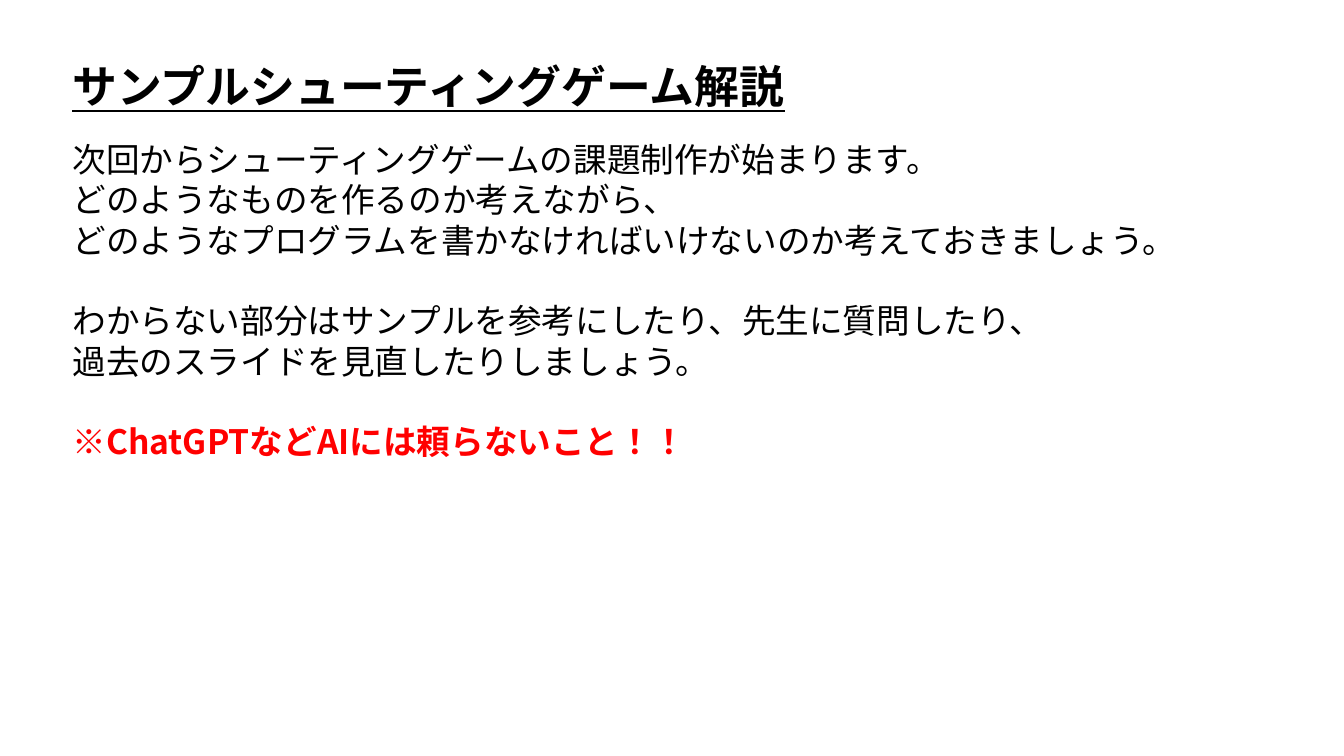
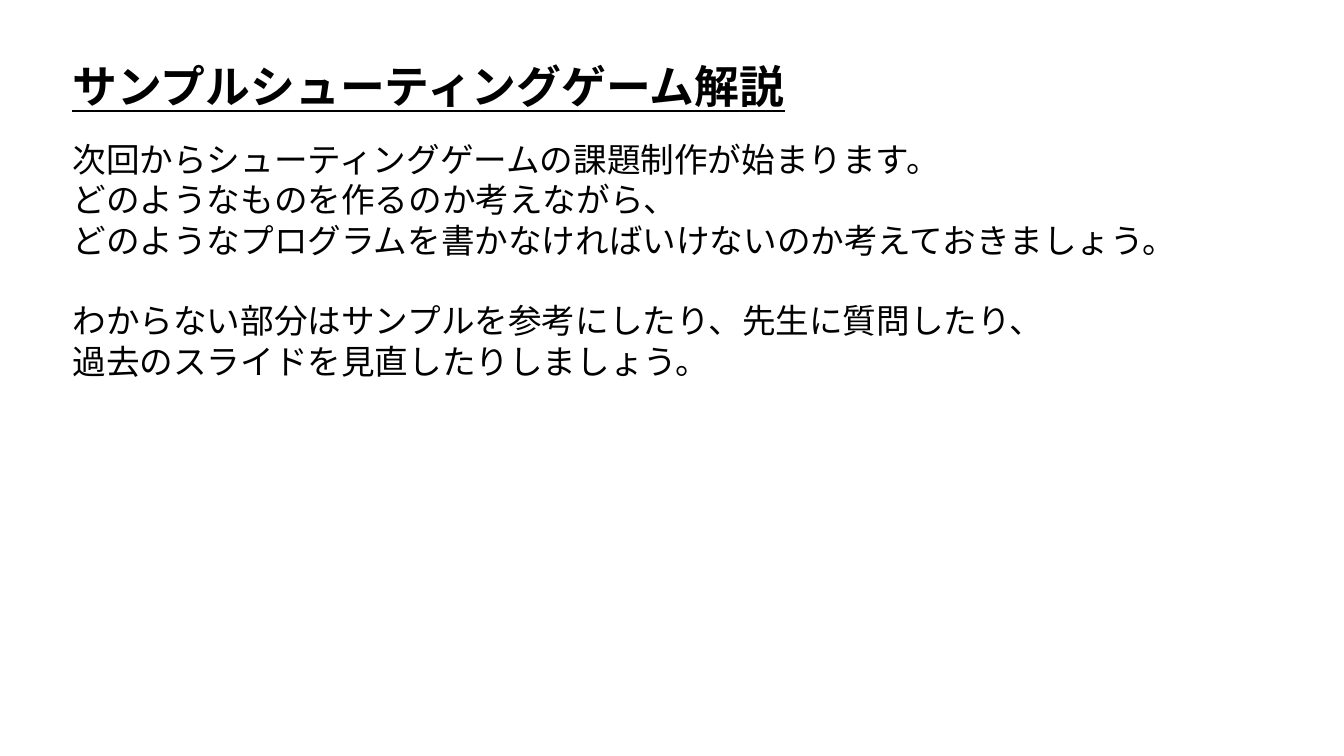
Before and after one commit to ArakiYusuke-Ohara/Textbook, a slide deck: slide 2 of ゲーム科1年/00_前期/ゲームプログラミングⅡ/04_シューティングゲームのサンプル解説.pptx. Drawn at 1344x756 pixels with LibreOffice and Linux fonts; fonts in the diff are those of the drawing. Boxes give left, top, right and bottom in pixels: in the first picture for what was removed or moved away, otherwise in the second. Text is boxed around its words. In the diff, an @@ line names an element or a change of style, - is before the commit and + after.

```diff
--- a/ゲーム科1年/00_前期/ゲームプログラミングⅡ/04_シューティングゲームのサンプル解説.pptx
+++ b/ゲーム科1年/00_前期/ゲームプログラミングⅡ/04_シューティングゲームのサンプル解説.pptx
@@ text at (72, 425, 685, 457): paragraph removed @@
-※ChatGPTなどAIには頼らないこと！！
```
Also in this commit, not shown: 12 other files.
